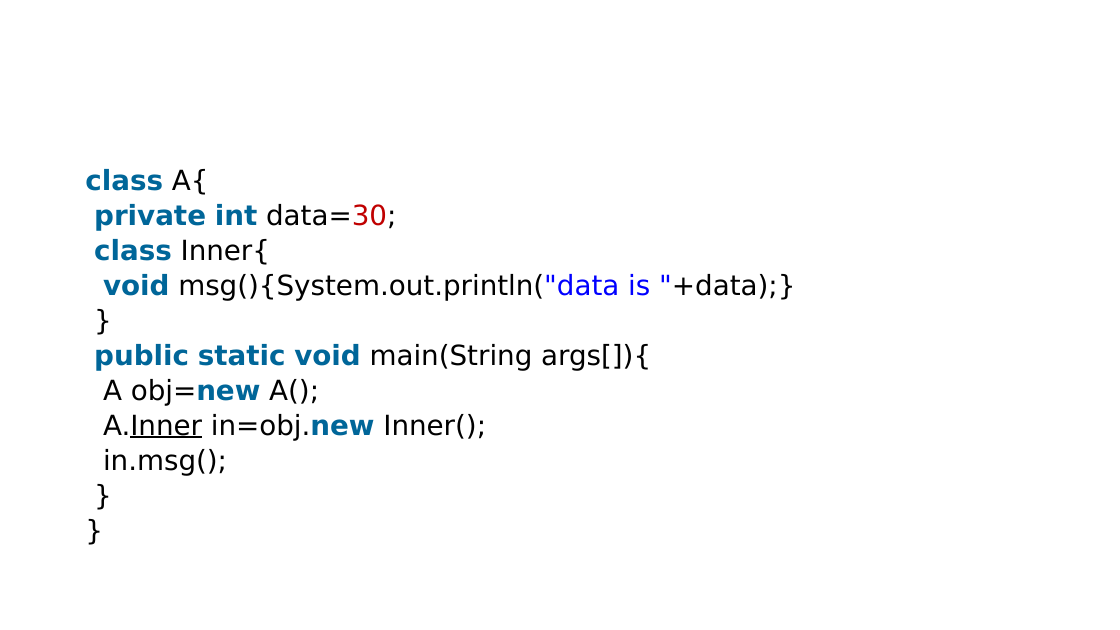
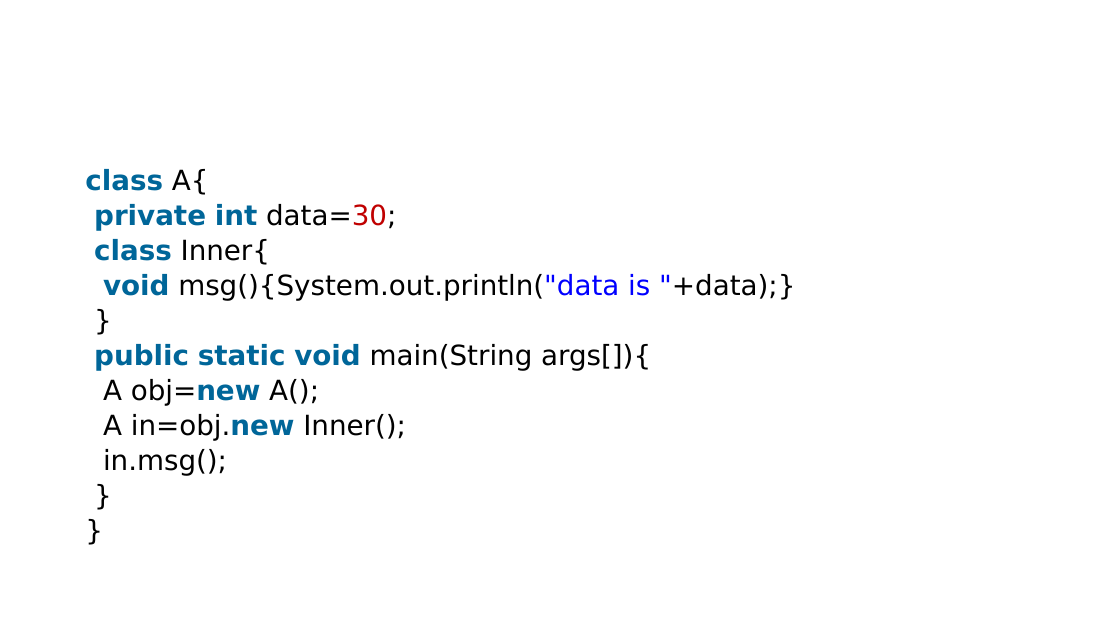
Before and after one commit to theabhishek07/Object_Oriented_Programming, a slide deck: slide 4 of STUDY_MATERIAL/Pushpendra_Sir/8Inner-classes.pptx. Drawn at 1120x630 pixels with LibreOffice and Linux fonts; fonts in the diff are those of the drawing. Boxes give left, top, right and bottom in pixels: in the first picture for what was removed or moved away, otherwise in the second. Text is boxed around its words. In the diff, an @@ line names an element or a change of style, - is before the commit and + after.

```diff
--- a/STUDY_MATERIAL/Pushpendra_Sir/8Inner-classes.pptx
+++ b/STUDY_MATERIAL/Pushpendra_Sir/8Inner-classes.pptx
@@ text at (103,414,406,441): text changed @@
-A.Inner in=obj.new Inner();
+A in=obj.new Inner();
```
Also in this commit, not shown: 3 other slides changed, 6 slides added, 2 other files.
